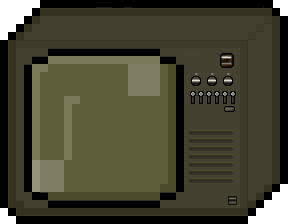
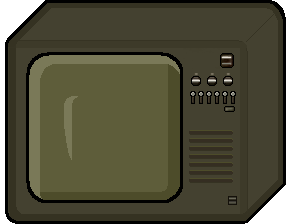
Comparing the layer stacks of the two 288×224 images. Changes:
renamed "Layer 3(pasted)" to "Malebene 5", opacity 80% → 100%, painted on it over [0, 0, 288, 224]
removed layer "Copy of Layer 4(pasted)" over [32, 96, 160, 221]
removed layer "Layer 4(pasted)" (was 80%) over [0, 128, 128, 224]
removed layer "Layer 6(pasted)" over [0, 64, 80, 192]
removed layer "Layer 5(pasted)" over [0, 64, 80, 128]
painted on "Layer 4" over [0, 0, 288, 224]
